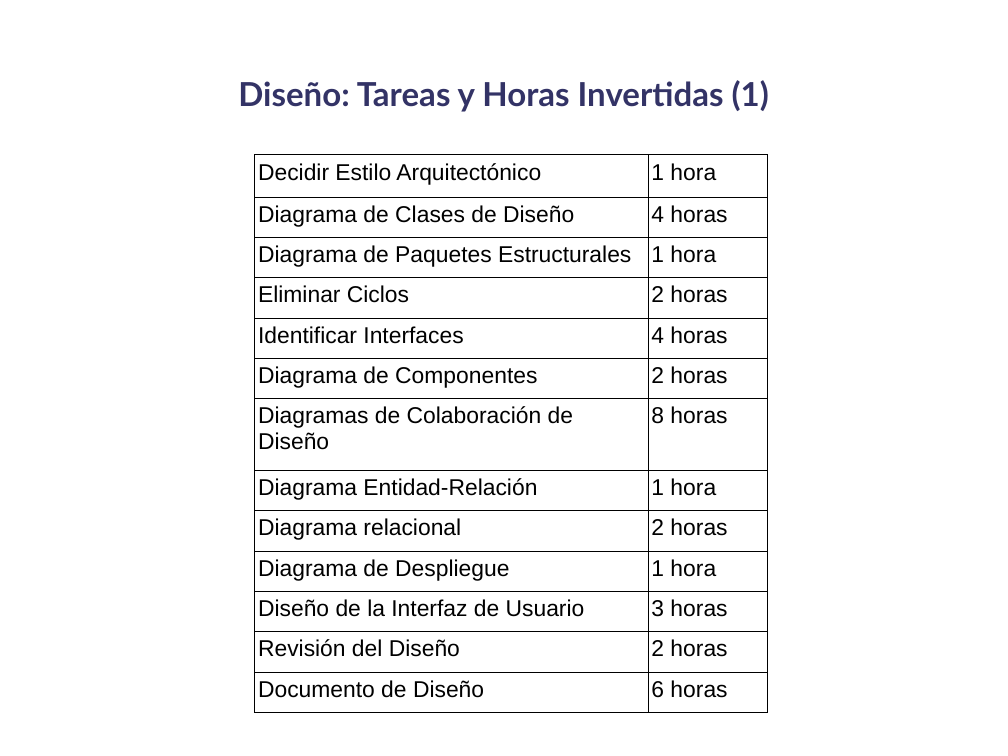
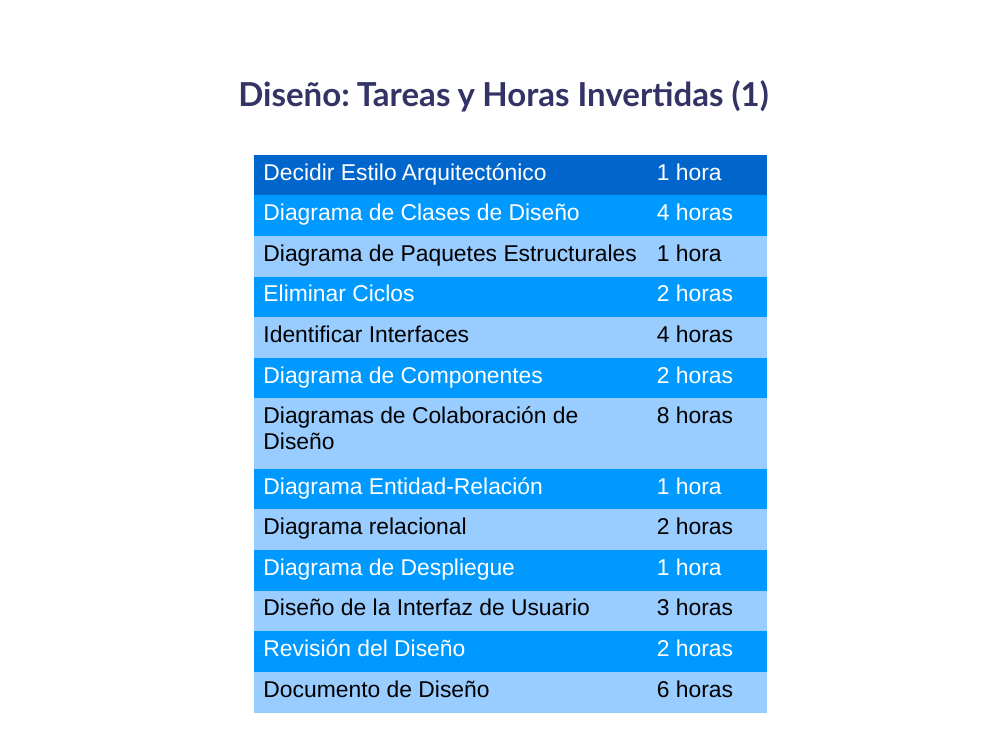
Before and after one commit to danoco78/touchteam, a slide deck: slide 7 of 1_iteracion/Planificación/InformacionPresentacion/[Adrián]Presentación.odp. Drawn at 1008x756 pixels with LibreOffice and Linux fonts; fonts in the diff are those of the drawing. Boxes give left, top, right and bottom in pixels: in the first picture for what was removed or moved away, otherwise in the second. Text is boxed around its words. In the diff, an @@ line names an element or a change of style, - is before the commit and + after.

```diff
--- a/1_iteracion/Planificación/InformacionPresentacion/[Adrián]Presentación.odp
+++ b/1_iteracion/Planificación/InformacionPresentacion/[Adrián]Presentación.odp
@@ table at <box>254,155,767,713</box> @@
@@ fill none to #0066CC in row 1 @@
@@ fill none to #0099FF in 12 cells @@
@@ fill none to #99CCFF in 12 cells @@
@@ text colour #000000 to #FFFFFF in "Decidir Estilo Arquitectónico", "1 hora", "Diagrama de Clases de Diseño", "4 horas" and 10 more places @@
@@ borders changed @@
```
Also in this commit, not shown: 4 other slides changed.
